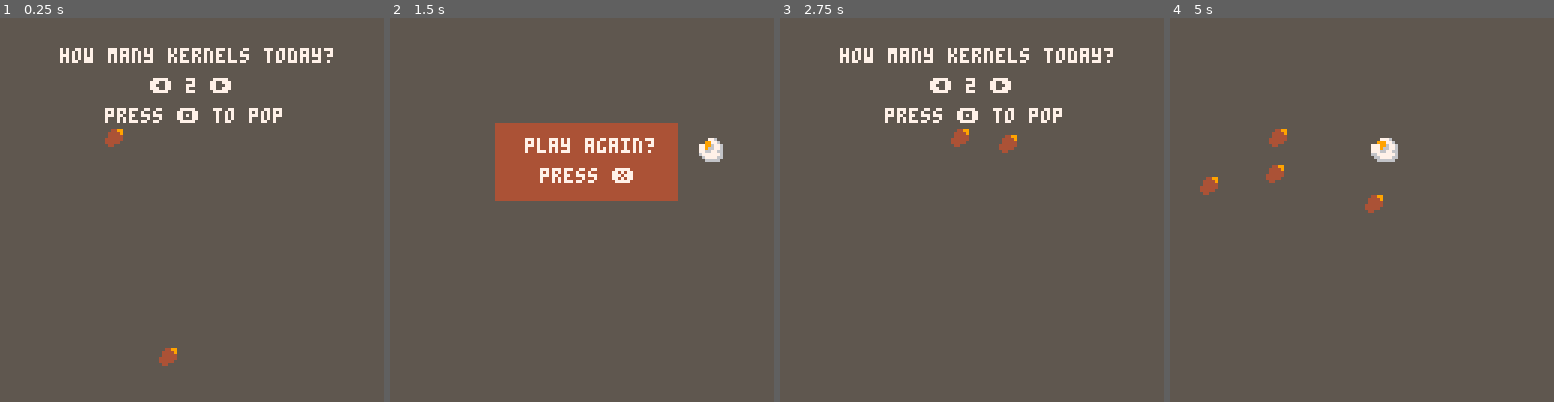
Above: before the commit, frames 1-4 (left to right).
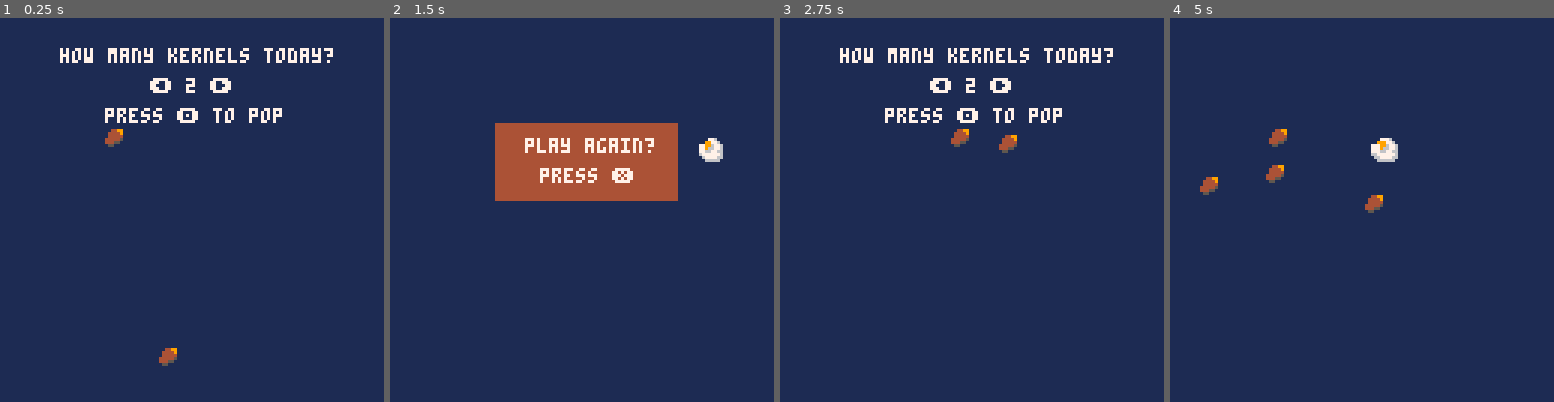
Above: after the commit, the same moments.

Repository: thoughtlesslabs/popper
Game: PICO-8 cartridge popper.p8
Two runs of this game, one before a commit and one after it. Both use one fixed random seed, a clock stepped at 60 frames per second and the inputs below.
Inputs:
- Up to frame 1 (0.25 s): no input
- Up to frame 2 (1.5 s): tap O (Z key) at 0.33, 0.7, 1.43 s; tap X (X key) at 1.07 s
- Up to frame 3 (2.75 s): hold Left 1.97-2.37 s; tap X (X key) at 2.07, 2.4, 2.73 s; tap O (Z key) at 2.22 s
- Up to frame 4 (5 s): hold Right 2.87-3.53 s; tap X (X key) every 0.33 s from 3.07 to 4.73 s; tap O (Z key) at 3.1, 3.98, 4.87 s; hold Right 4.13-4.53 s

The runs differ from the first frame. In frame 1, 97% of the frame differs, in the area x 0-100%, y 0-100%; in frame 2, 90%; in frame 3, 97%; in frame 4, 99%.

Commit message:
Updated background color and added kernel shadows

Diff:
--- a/popper.p8
+++ b/popper.p8
@@ -106,7 +106,7 @@
 
 function drawkern()
 	local i
-	cls(5)
+	cls(1)
 	kernpop()
 	kcount()
 	jitter()
@@ -153,9 +153,9 @@
 00000000009977600004499000000000000000000000000000000000000000000000000000000000000000000000000000000000000000000000000000000000
 00700700779967760044449000000000000000000000000000000000000000000000000000000000000000000000000000000000000000000000000000000000
 00077000779667760044444000000000000000000000000000000000000000000000000000000000000000000000000000000000000000000000000000000000
-00077000776677660444444000000000000000000000000000000000000000000000000000000000000000000000000000000000000000000000000000000000
-00700700677777760444440000000000000000000000000000000000000000000000000000000000000000000000000000000000000000000000000000000000
-00000000067777660044000000000000000000000000000000000000000000000000000000000000000000000000000000000000000000000000000000000000
+00077000776677660444445000000000000000000000000000000000000000000000000000000000000000000000000000000000000000000000000000000000
+00700700677777760444550000000000000000000000000000000000000000000000000000000000000000000000000000000000000000000000000000000000
+00000000067777660055000000000000000000000000000000000000000000000000000000000000000000000000000000000000000000000000000000000000
 00000000006666600000000000000000000000000000000000000000000000000000000000000000000000000000000000000000000000000000000000000000
 
 
